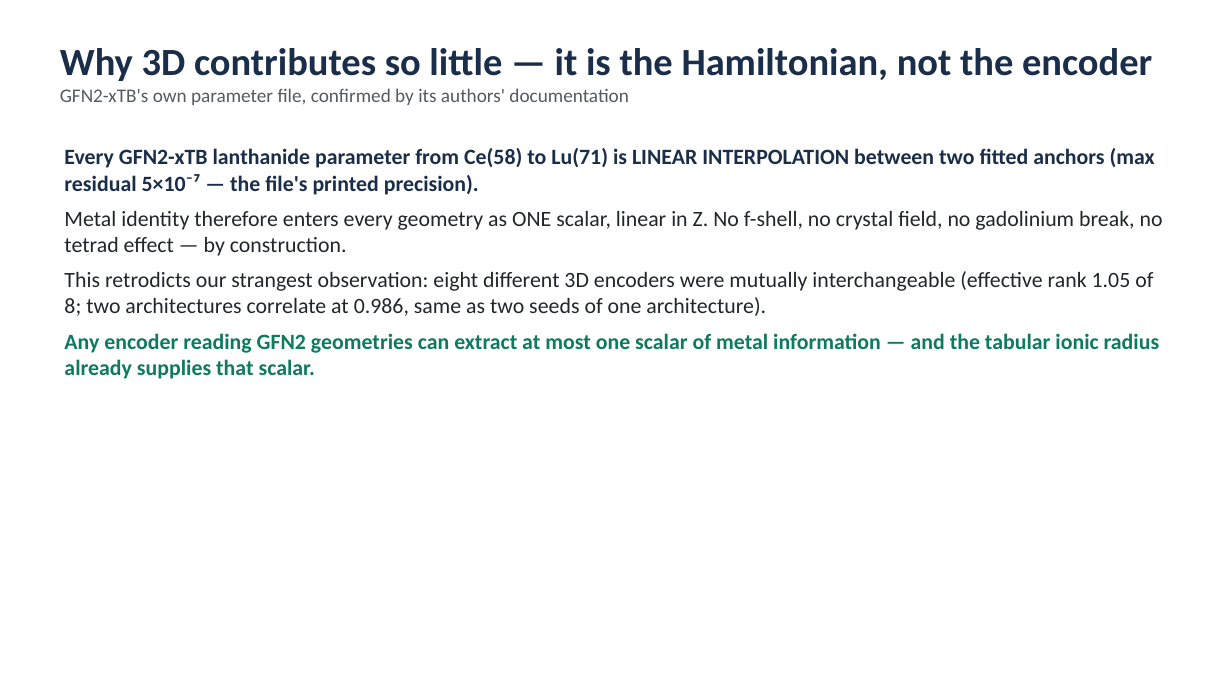
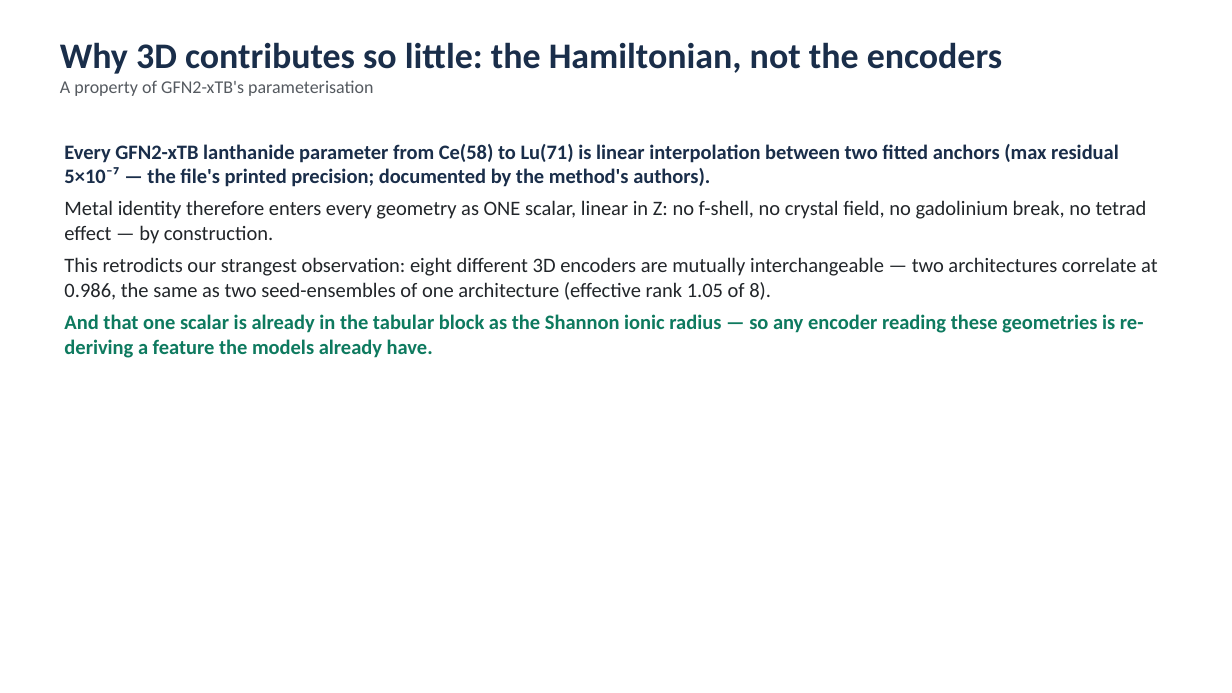
Before and after one commit to mironovb/lanthanidestrain, a slide deck: slide 11 of docs/vogiatzis_findings_2026-08.pptx (slide 5 before the commit). Drawn at 1232x693 pixels with LibreOffice and Linux fonts; fonts in the diff are those of the drawing. Boxes give left, top, right and bottom in pixels: in the first picture for what was removed or moved away, otherwise in the second. Text is boxed around its words. In the diff, an @@ line names an element or a change of style, - is before the commit and + after.

```diff
--- a/docs/vogiatzis_findings_2026-08.pptx
+++ b/docs/vogiatzis_findings_2026-08.pptx
@@ text at [60,42,1002,96]: text changed; size 15 to 28 pt; text colour #555A60 to #1A2E4A; bold on @@
-Why 3D contributes so little — it is the Hamiltonian, not the encoder
-GFN2-xTB's own parameter file, confirmed by its authors' documentation
+Why 3D contributes so little: the Hamiltonian, not the encoders
+A property of GFN2-xTB's parameterisation
@@ text at [64,144,1157,358]: text changed; size 17 to 16 pt @@
-Every GFN2-xTB lanthanide parameter from Ce(58) to Lu(71) is LINEAR INTERPOLATION between two fitted anchors (max residual 5×10⁻⁷ — the file's printed precision).
-Metal identity therefore enters every geometry as ONE scalar, linear in Z. No f-shell, no crystal field, no gadolinium break, no tetrad effect — by construction.
-This retrodicts our strangest observation: eight different 3D encoders were mutually interchangeable (effective rank 1.05 of 8; two architectures correlate at 0.986, same as two seeds of one architecture).
-Any encoder reading GFN2 geometries can extract at most one scalar of metal information — and the tabular ionic radius already supplies that scalar.
+Every GFN2-xTB lanthanide parameter from Ce(58) to Lu(71) is linear interpolation between two fitted anchors (max residual 5×10⁻⁷ — the file's printed precision; documented by the method's authors).
+Metal identity therefore enters every geometry as ONE scalar, linear in Z: no f-shell, no crystal field, no gadolinium break, no tetrad effect — by construction.
+This retrodicts our strangest observation: eight different 3D encoders are mutually interchangeable — two architectures correlate at 0.986, the same as two seed-ensembles of one architecture (effective rank 1.05 of 8).
+And that one scalar is already in the tabular block as the Shannon ionic radius — so any encoder reading these geometries is re-deriving a feature the models already have.
```
Also in this commit, not shown: 8 other slides changed, 8 slides added, 2 slides removed, 7 other files.
